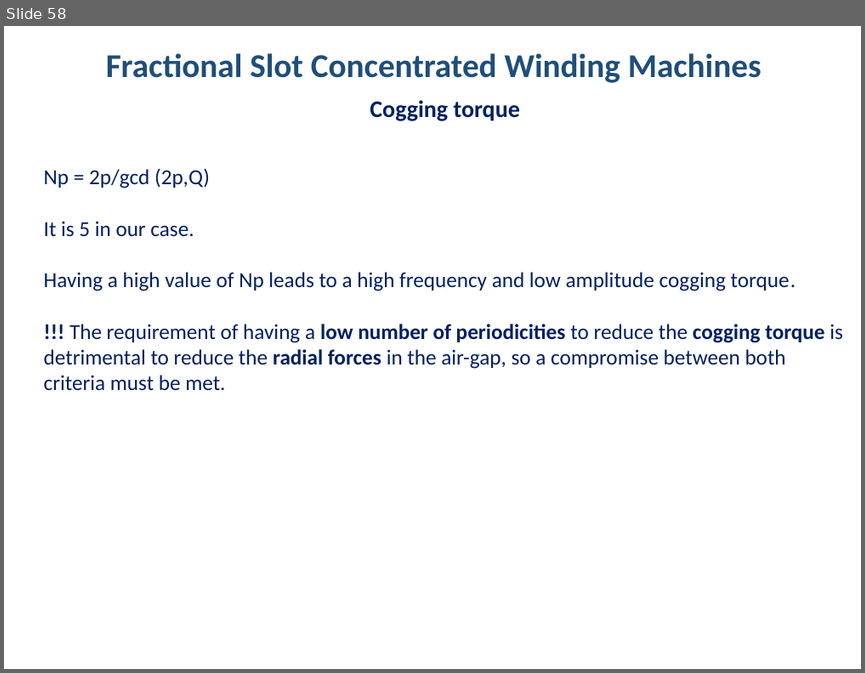
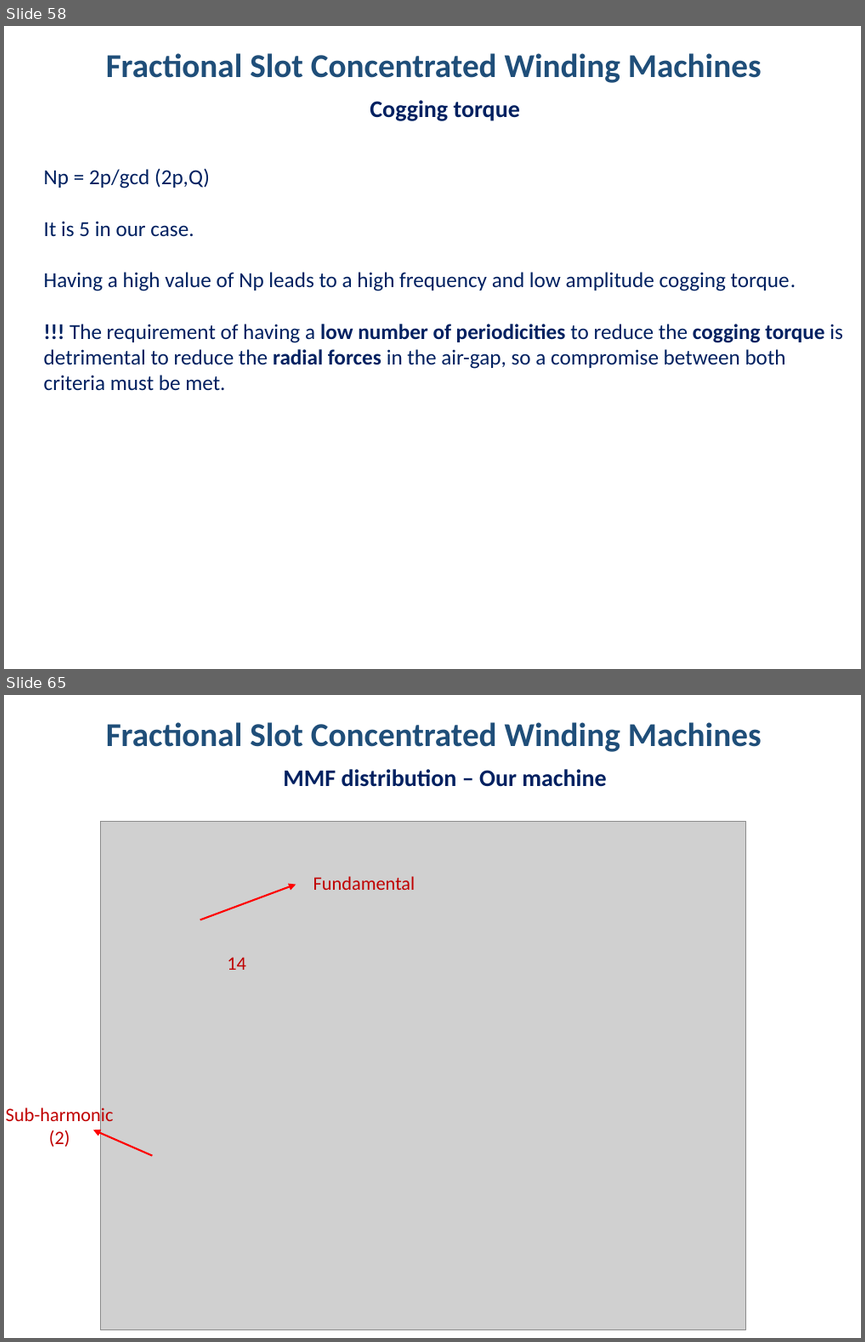
Before and after one commit to hakanpolat/IMMD, a slide deck: Literature/immd_ver2_research.pptx. Shown one above the other, each under a label of ours: slide 58 before the commit, slides 58 and 65 after it; the slides between them are not shown. The pictures are 865x673 and 865x1342 pixels, drawn with LibreOffice and Linux fonts; fonts in the diff are those of the drawing; grey boxes stand for pictures. Boxes give left, top, right and bottom in pixels: in the first picture for what was removed or moved away, otherwise in the second. Text is boxed around its words. In the diff, an @@ line names an element or a change of style, - is before the commit and + after.

```diff
--- a/Literature/immd_ver2_research.pptx
+++ b/Literature/immd_ver2_research.pptx
@@ slide 65 added at bbox=[4, 695, 861, 1338], background #FFFFFF @@
@@ text added at bbox=[106, 722, 761, 752], 28 pt, text #1F4E79, bold @@
+Fractional Slot Concentrated Winding Machines
@@ text added at bbox=[283, 769, 606, 787], 20 pt, text #002060, bold @@
+MMF distribution – Our machine
@@ picture added at bbox=[100, 822, 745, 1330] @@
@@ arrow added from (200, 919) to (296, 885), #FF0000 1.5 pt @@
@@ text added at bbox=[313, 876, 415, 890], 16 pt, text #C00000 @@
+Fundamental
@@ text added at bbox=[227, 957, 246, 970], 16 pt, text #C00000 @@
+14
@@ text added at bbox=[6, 1105, 114, 1146], 16 pt, text #C00000 @@
+Sub-harmonic
+(2)
@@ arrow added from (152, 1155) to (93, 1129), #FF0000 1.5 pt @@
```
Also in this commit, not shown: 2 slides changed, 6 other slides added, 2 other files.
